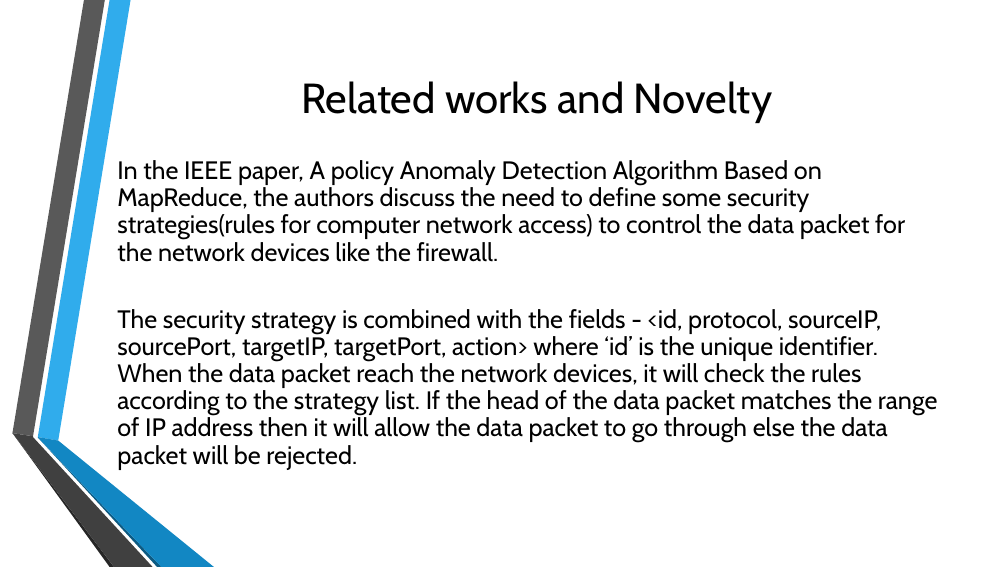
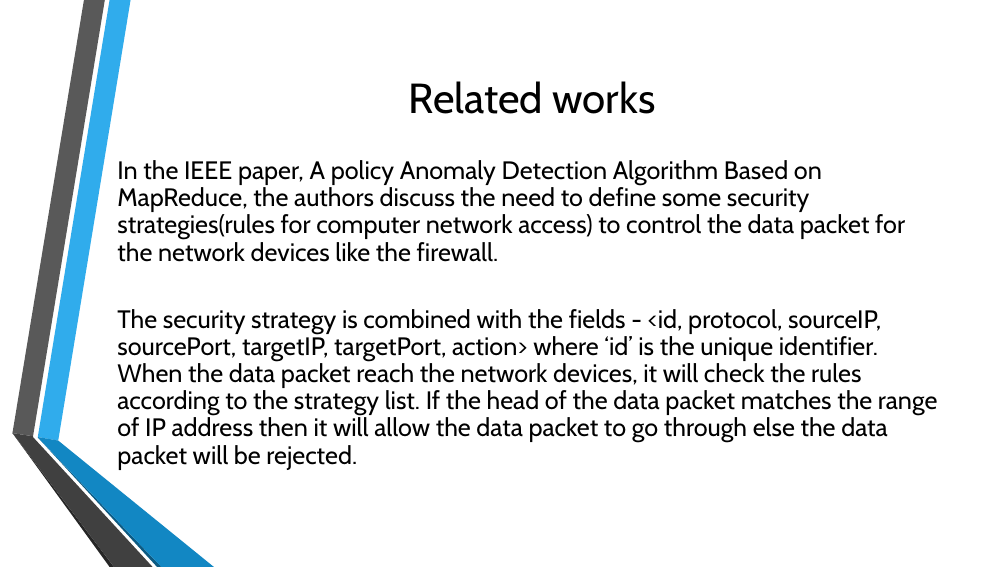
Before and after one commit to gorbi/cse612_project, a slide deck: slide 3 of docs/Network Anamoly Detection.pptx. Drawn at 1008x567 pixels with LibreOffice and Linux fonts; fonts in the diff are those of the drawing; background and template pictures are left out. Boxes give left, top, right and bottom in pixels: in the first picture for what was removed or moved away, otherwise in the second. Text is boxed around its words. In the diff, an @@ line names an element or a change of style, - is before the commit and + after.

```diff
--- a/docs/Network Anamoly Detection.pptx
+++ b/docs/Network Anamoly Detection.pptx
@@ title at (409, 81, 656, 114): text changed @@
-Related works and Novelty
+Related works
```
Also in this commit, not shown: 3 other slides changed.
